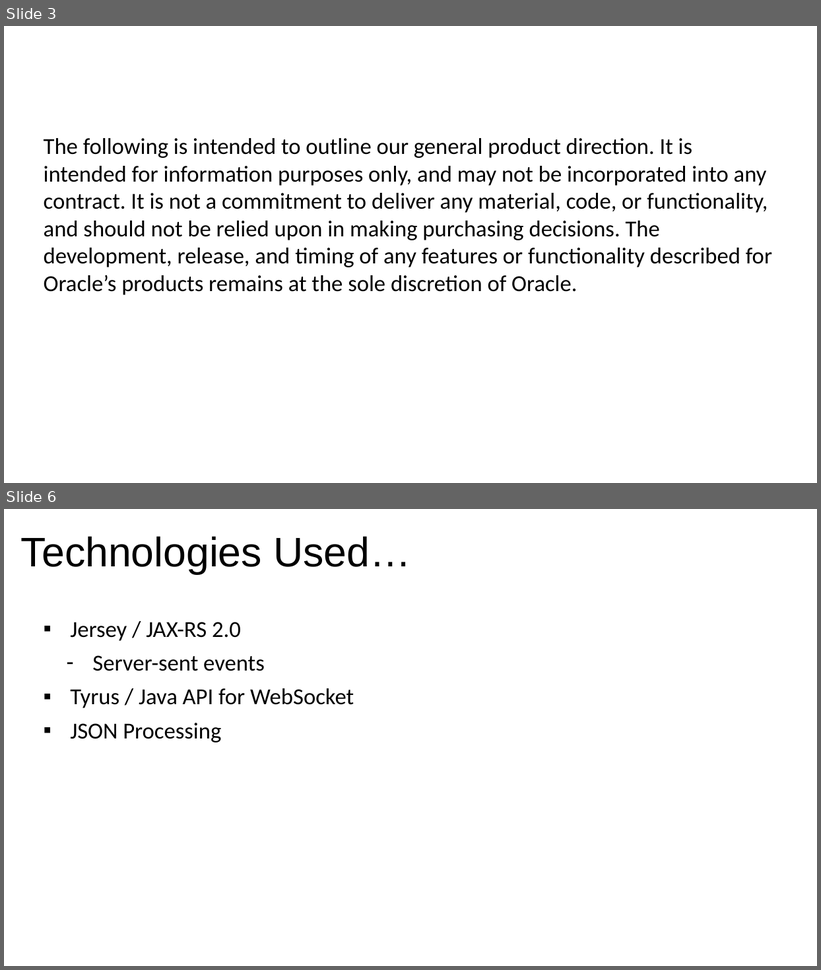
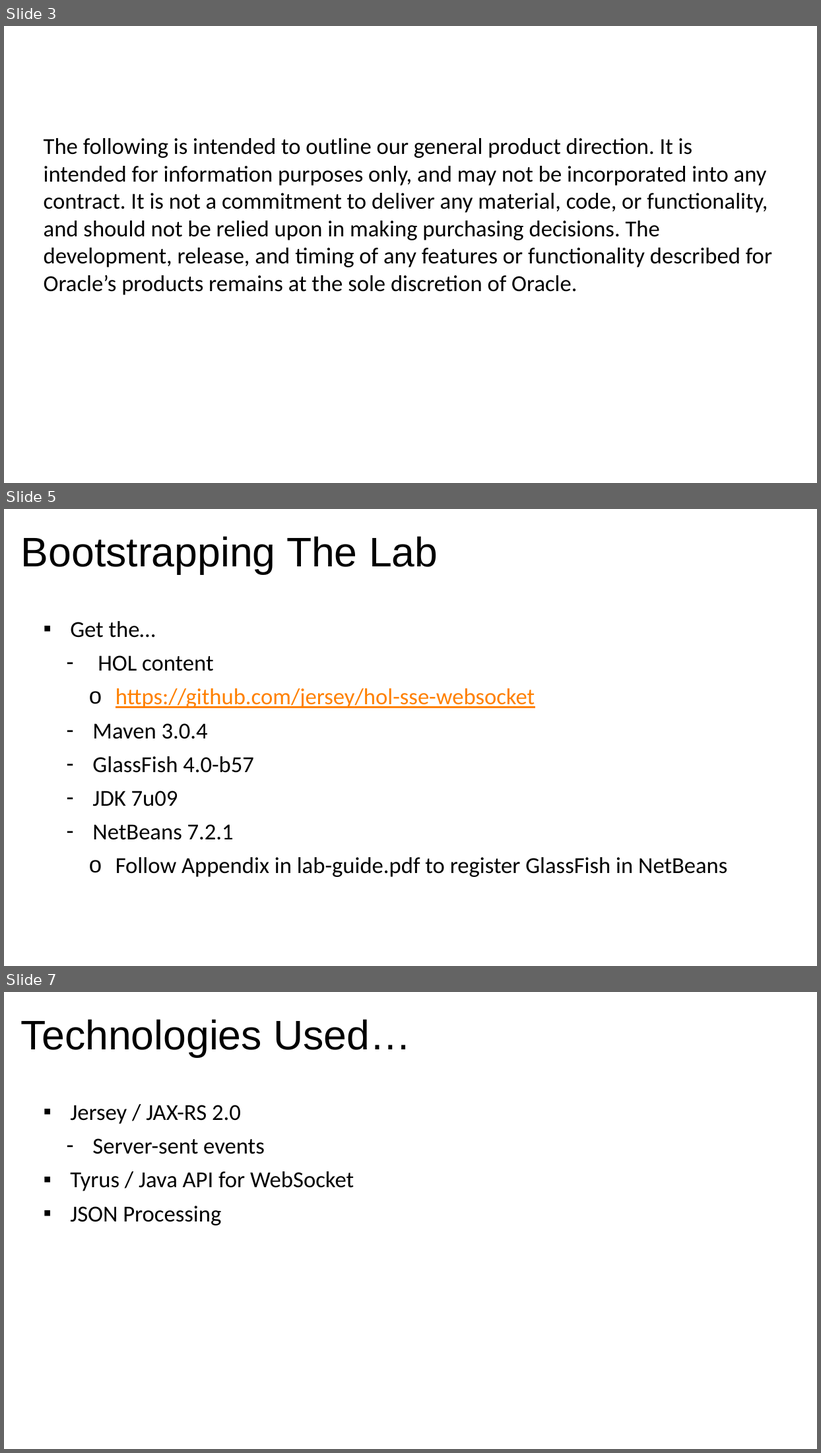
Before and after one commit to javaee/jersey-hol-sse-websocket, a slide deck: lab-guide-devoxx.pptx. Shown one above the other, each under a label of ours: slides 3 and 6 before the commit, slides 3, 5 and 7 after it; the slides between them are not shown. The pictures are 821x970 and 821x1453 pixels, drawn with LibreOffice and Linux fonts; fonts in the diff are those of the drawing; background and template pictures are left out. Boxes give left, top, right and bottom in pixels: in the first picture for what was removed or moved away, otherwise in the second. Text is boxed around its words. In the diff, an @@ line names an element or a change of style, - is before the commit and + after.

```diff
--- a/lab-guide-devoxx.pptx
+++ b/lab-guide-devoxx.pptx
@@ slide 5 added at bbox=[4, 509, 817, 966], background #FFFFFF; not listed: 1 template element that a slide beside it also shows @@
@@ title added at bbox=[21, 536, 438, 574], 65 pt, text #000000 @@
+Bootstrapping The Lab
@@ text added at bbox=[70, 621, 727, 877], 36 pt, text #000000 @@
+▪ Get the…
+  – HOL content
+    o https://github.com/jersey/hol-sse-websocket
+  – Maven 3.0.4
+  – GlassFish 4.0-b57
+  – JDK 7u09
+  – NetBeans 7.2.1
+    o Follow Appendix in lab-guide.pdf to register GlassFish in NetBeans
@@ what was slide 6 is now slide 7 @@
```
Also in this commit, not shown: 15 slides changed, 2 other slides added.
